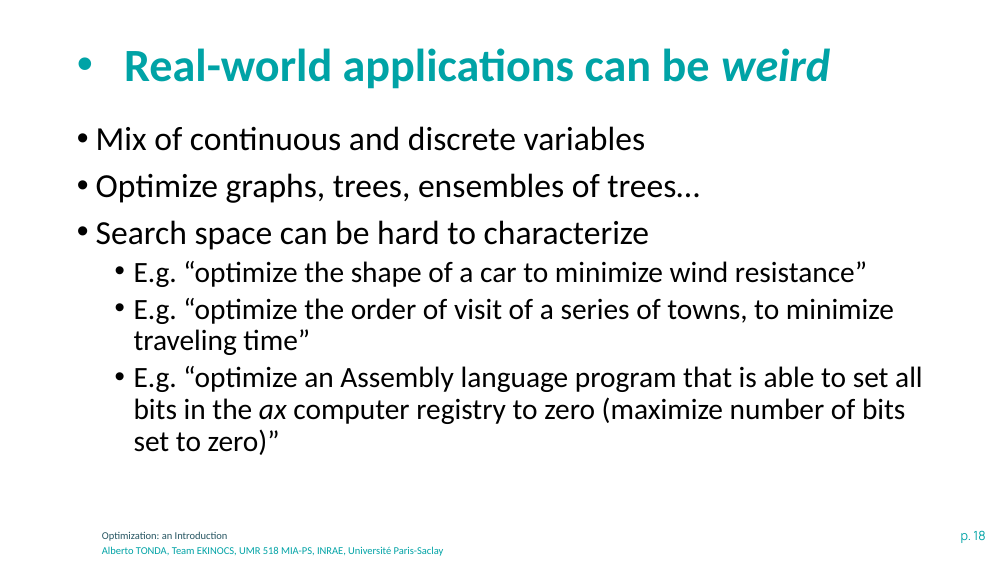
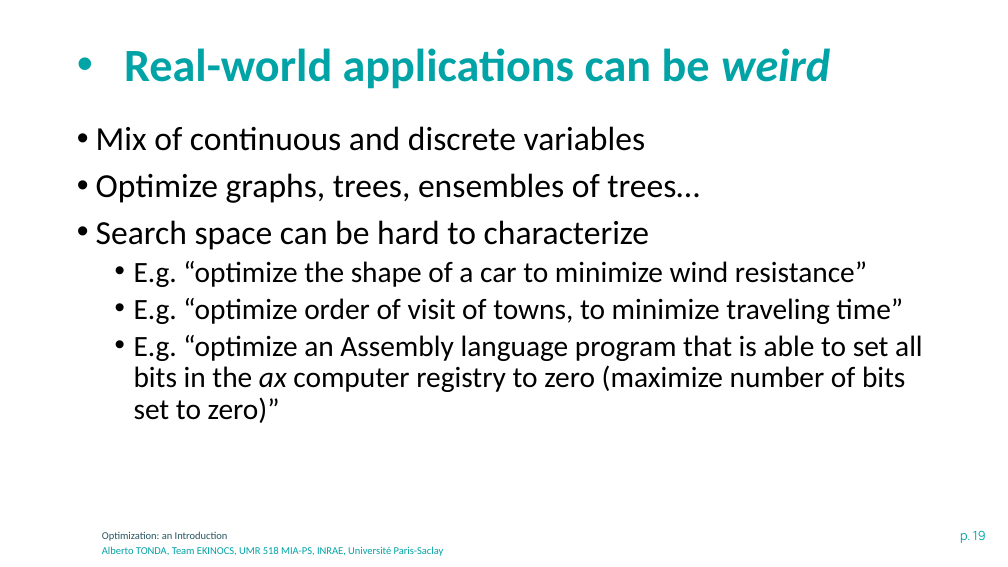
Before and after one commit to albertotonda/teaching, a slide deck: slide 19 of optimization-methods-for-artificial-intelligence/optimization-introduction.pptx (slide 18 before the commit). Drawn at 1008x567 pixels with LibreOffice and Linux fonts; fonts in the diff are those of the drawing; background and template pictures are left out. Boxes give left, top, right and bottom in pixels: in the first picture for what was removed or moved away, otherwise in the second. Text is boxed around its words. In the diff, an @@ line names an element or a change of style, - is before the commit and + after.

```diff
--- a/optimization-methods-for-artificial-intelligence/optimization-introduction.pptx
+++ b/optimization-methods-for-artificial-intelligence/optimization-introduction.pptx
@@ text at [134,298,903,324]: text changed @@
-  • E.g. “optimize the order of visit of a series of towns, to minimize traveling time”
+  • E.g. “optimize order of visit of towns, to minimize traveling time”
@@ page number at [960,530,986,543]: text changed @@
-p. 18
+p. 19
```
Also in this commit, not shown: 2 other slides changed, 1 slide added, 15 other files.
